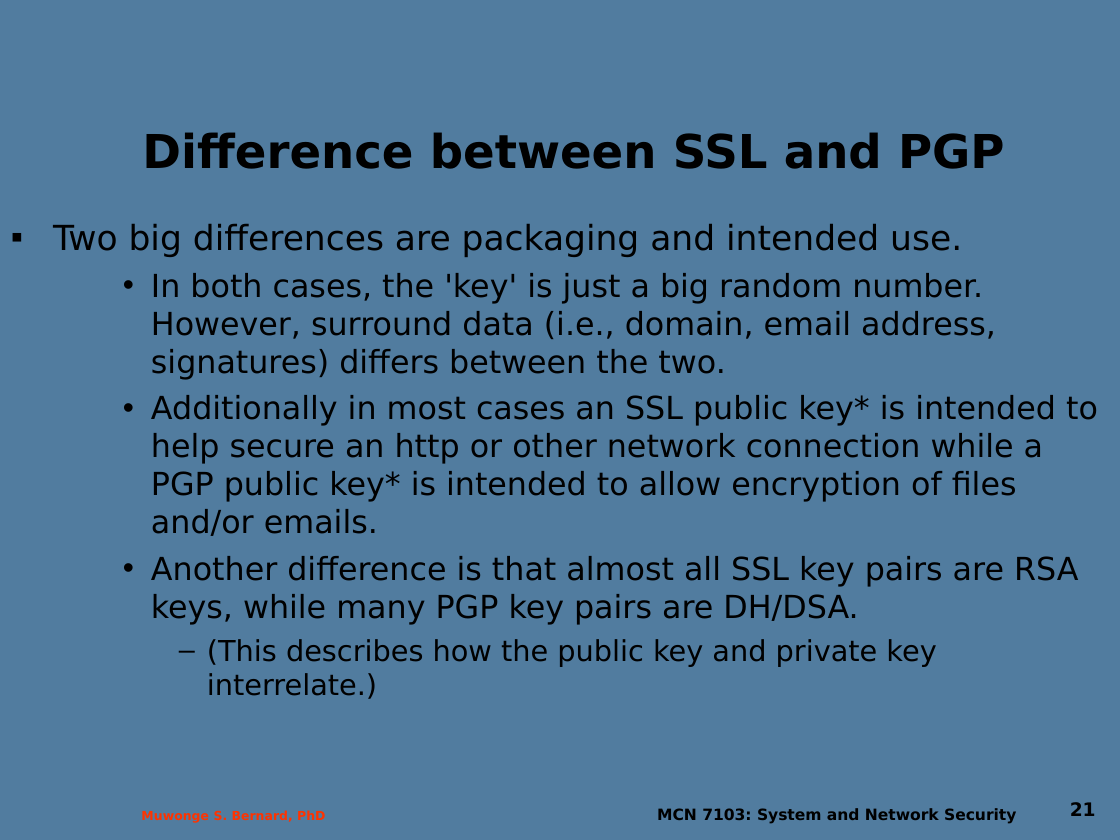
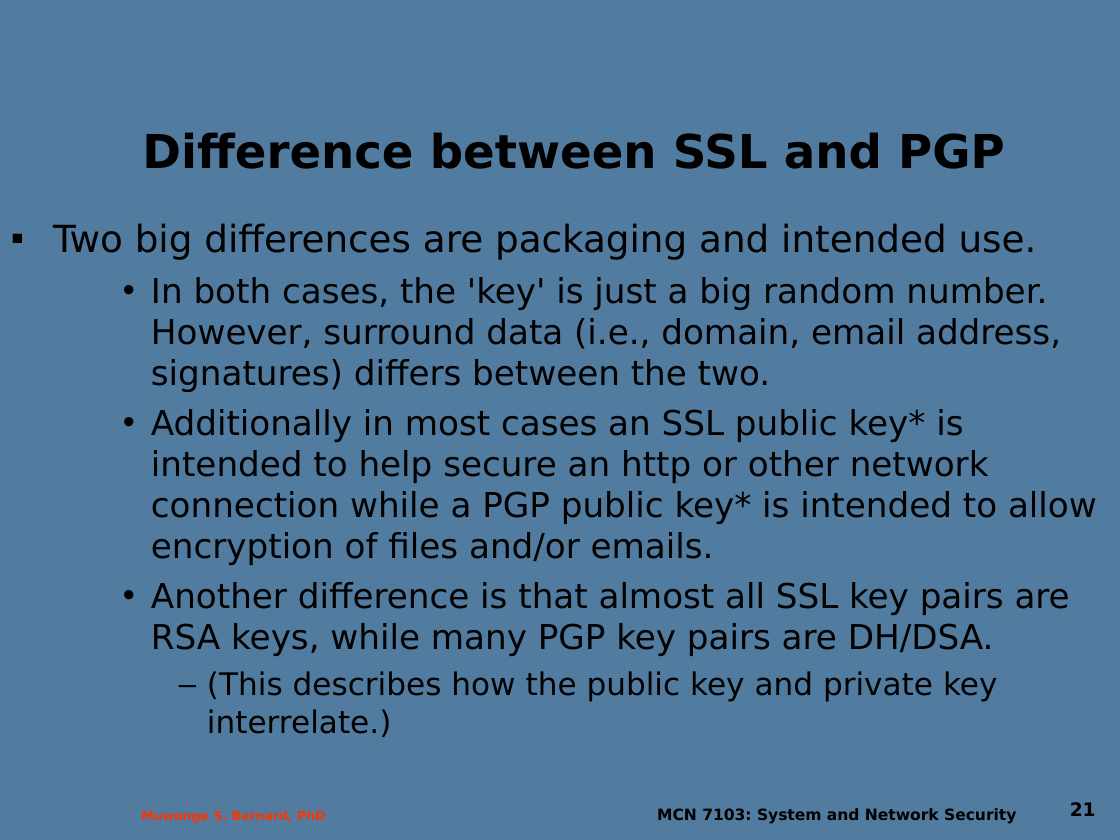
Before and after one commit to Dihfahsih1/Masters-Software-Engineering, a slide deck: slide 21 of yr-sem1/System and Network Security/Lecture_3.ppt. Drawn at 1120x840 pixels with LibreOffice and Linux fonts; fonts in the diff are those of the drawing; background and template pictures are left out. Boxes give left, top, right and bottom in pixels: in the first picture for what was removed or moved away, otherwise in the second. Text is boxed around its words. In the diff, an @@ line names an element or a change of style, - is before the commit and + after.

```diff
--- a/yr-sem1/System and Network Security/Lecture_3.ppt
+++ b/yr-sem1/System and Network Security/Lecture_3.ppt
@@ text "Two big differences are packaging ..." at (x1=53, y1=223, x2=1097, y2=737): size 22.2 to 24 pt in "Two big differences are packaging and intended ..."; size 20.4 to 22 pt in "In both cases, the 'key' is just ...", "Additionally in most cases an SSL public ...", "Another difference is that almost all SSL ..."; size 18.5 to 20 pt in "(This describes how the public key and ..." @@
```
Also in this commit, not shown: 2 other slides changed, 5 other files.
